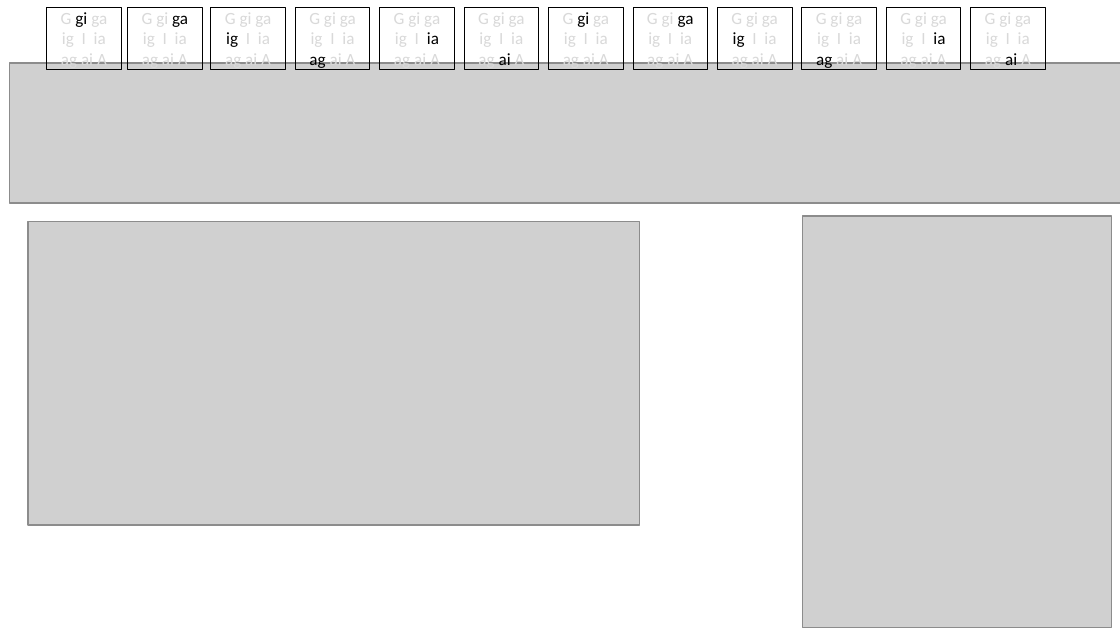
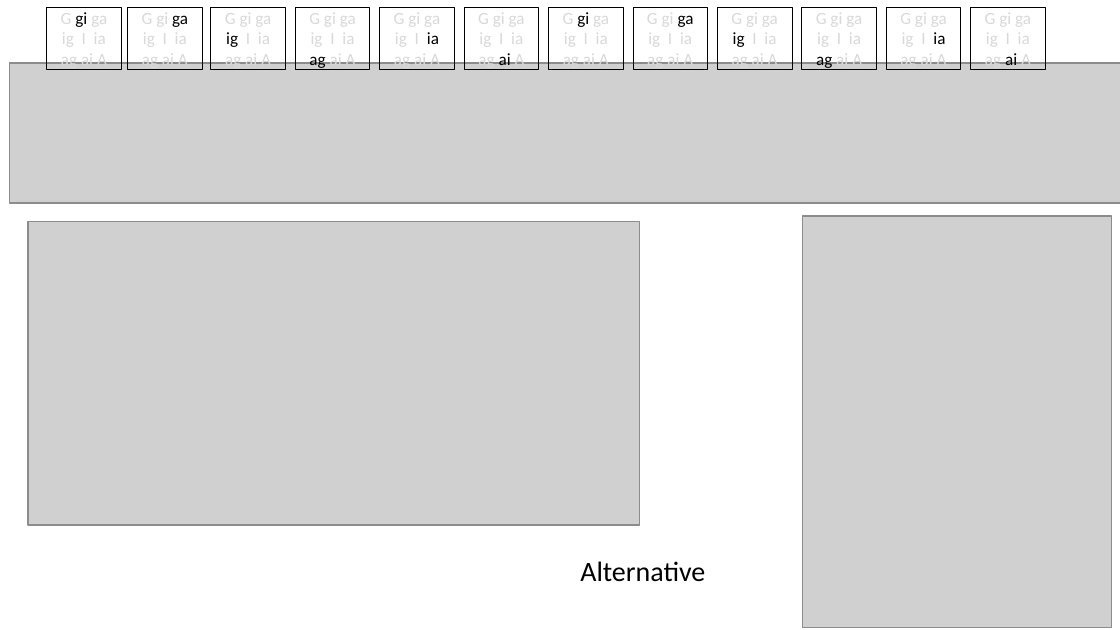
Before and after one commit to andkov/EMOSA, a slide deck: slide 7 of Results/model evaluation.pptx (slide 4 before the commit). Drawn at 1120x630 pixels with LibreOffice and Linux fonts; fonts in the diff are those of the drawing; grey boxes stand for pictures. Boxes give left, top, right and bottom in pixels: in the first picture for what was removed or moved away, otherwise in the second. Text is boxed around its words. In the diff, an @@ line names an element or a change of style, - is before the commit and + after.

```diff
--- a/Results/model evaluation.pptx
+++ b/Results/model evaluation.pptx
@@ text added at box(580, 561, 705, 582), 18 pt, text #000000 @@
+Alternative
```
Also in this commit, not shown: 3 other slides changed, 8 slides added, 56 other files.
